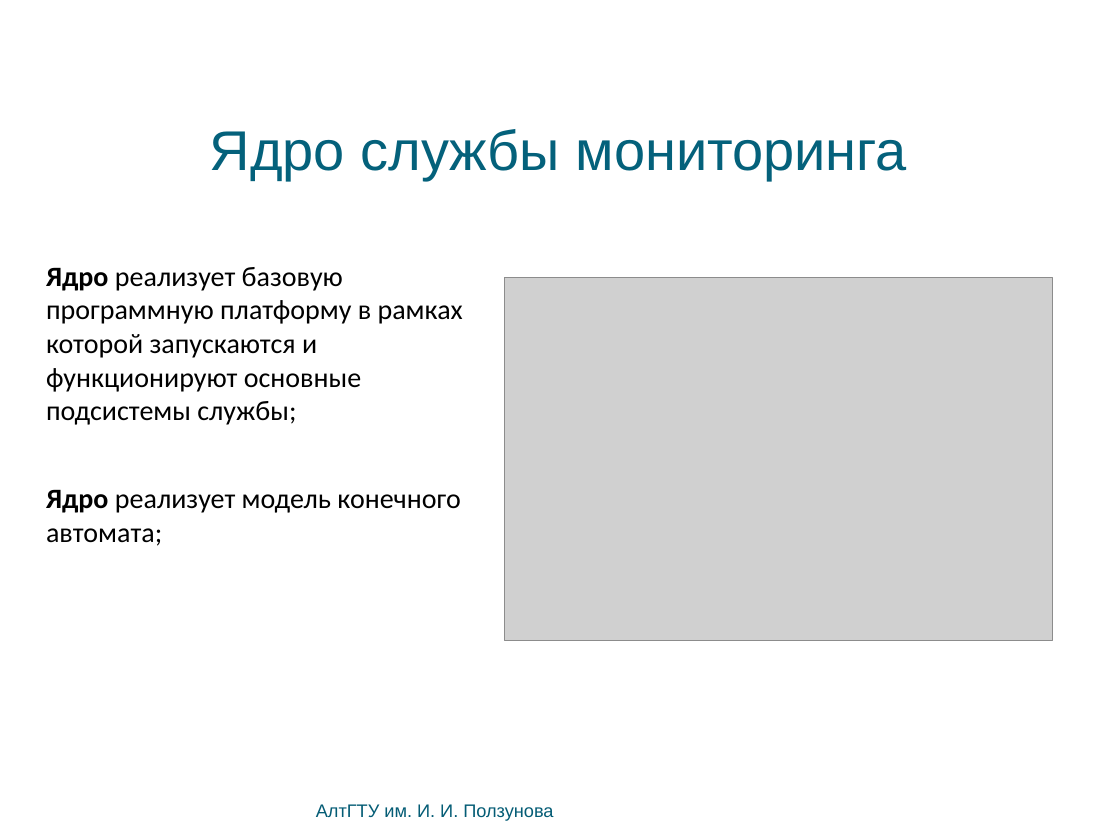
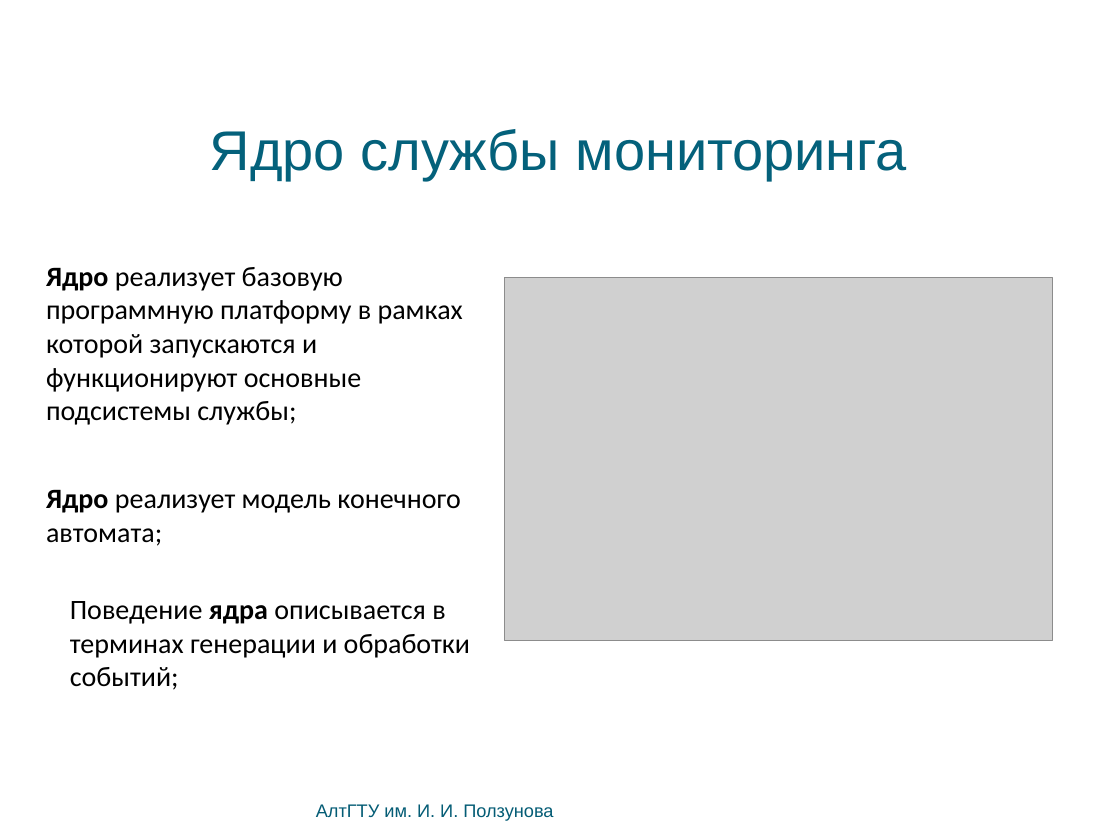
Before and after one commit to bluerain/snoopy, a slide deck: slide 14 of diploma/trunk/ppt/kostyukov.pptx. Drawn at 1120x840 pixels with LibreOffice and Linux fonts; fonts in the diff are those of the drawing; grey boxes stand for pictures; background and template pictures are left out. Boxes give left, top, right and bottom in pixels: in the first picture for what was removed or moved away, otherwise in the second. Text is boxed around its words. In the diff, an @@ line names an element or a change of style, - is before the commit and + after.

```diff
--- a/diploma/trunk/ppt/kostyukov.pptx
+++ b/diploma/trunk/ppt/kostyukov.pptx
@@ text added at (70,601,470,690), 20 pt, text #000000 @@
+Поведение ядра описывается в терминах генерации и обработки событий;
```
Also in this commit, not shown: 3 other slides changed.
